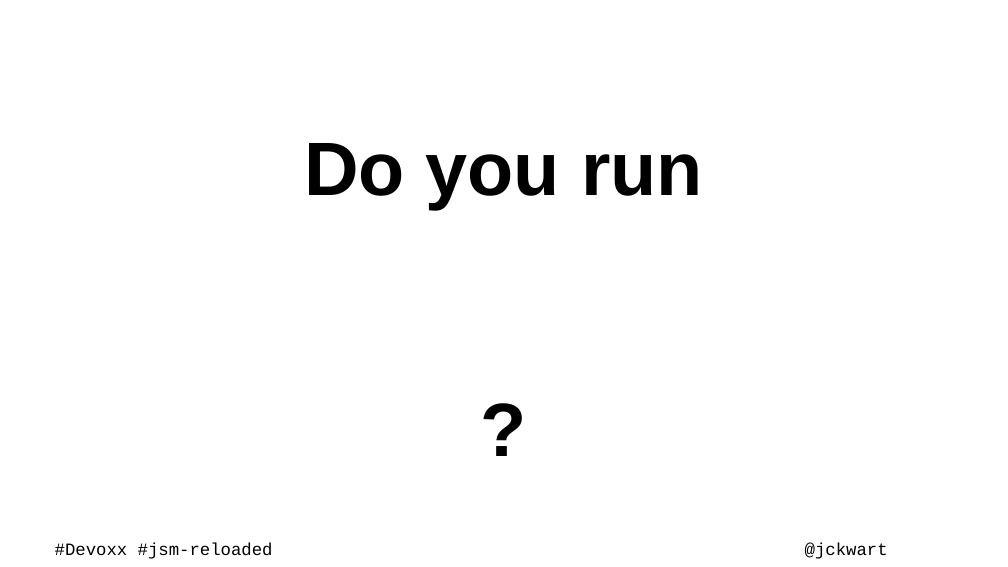
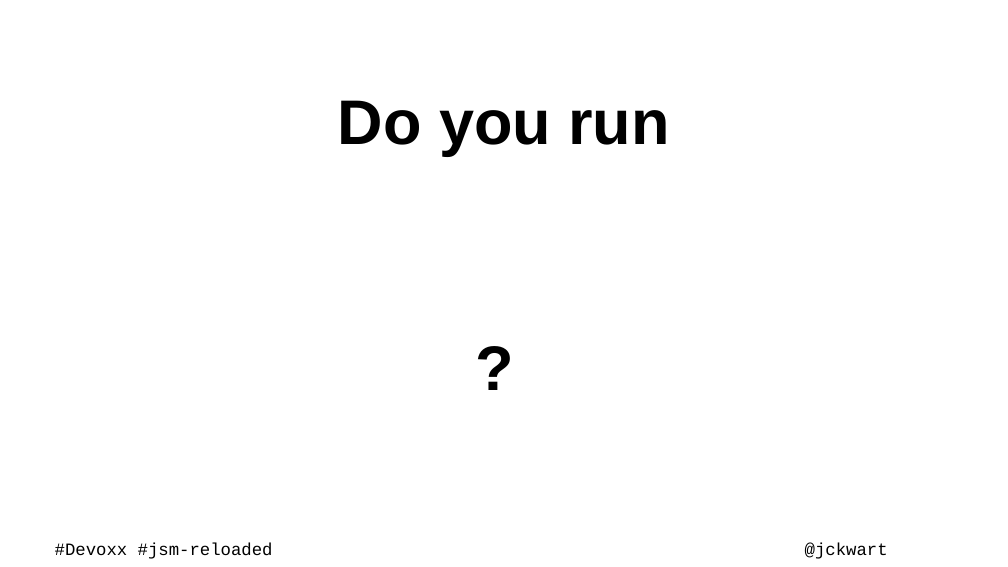
Before and after one commit to kwart/presentations, a slide deck: slide 3 of sec-man-reloaded.odp. Drawn at 1008x567 pixels with LibreOffice and Linux fonts; fonts in the diff are those of the drawing; background and template pictures are left out. Boxes give left, top, right and bottom in pixels: in the first picture for what was removed or moved away, otherwise in the second. Text is boxed around its words. In the diff, an @@ line names an element or a change of style, - is before the commit and + after.

Commit message:
Do you run slide change

```diff
--- a/sec-man-reloaded.odp
+++ b/sec-man-reloaded.odp
@@ subtitle "Do you run": place and size @@
-subtitle "Do you run" at box(304, 143, 703, 209)
+subtitle "Do you run" at box(338, 100, 669, 155)
@@ subtitle "Do you run" at box(338, 100, 669, 155): size 96 to 80 pt; vertical alignment top to middle @@
```
Also in this commit, not shown: 1 other slide changed.
